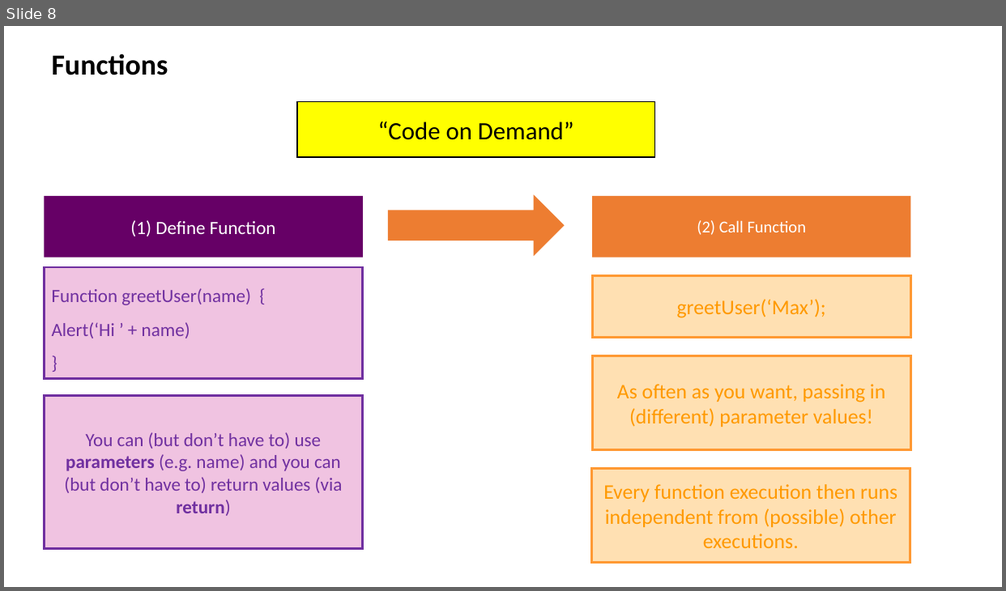
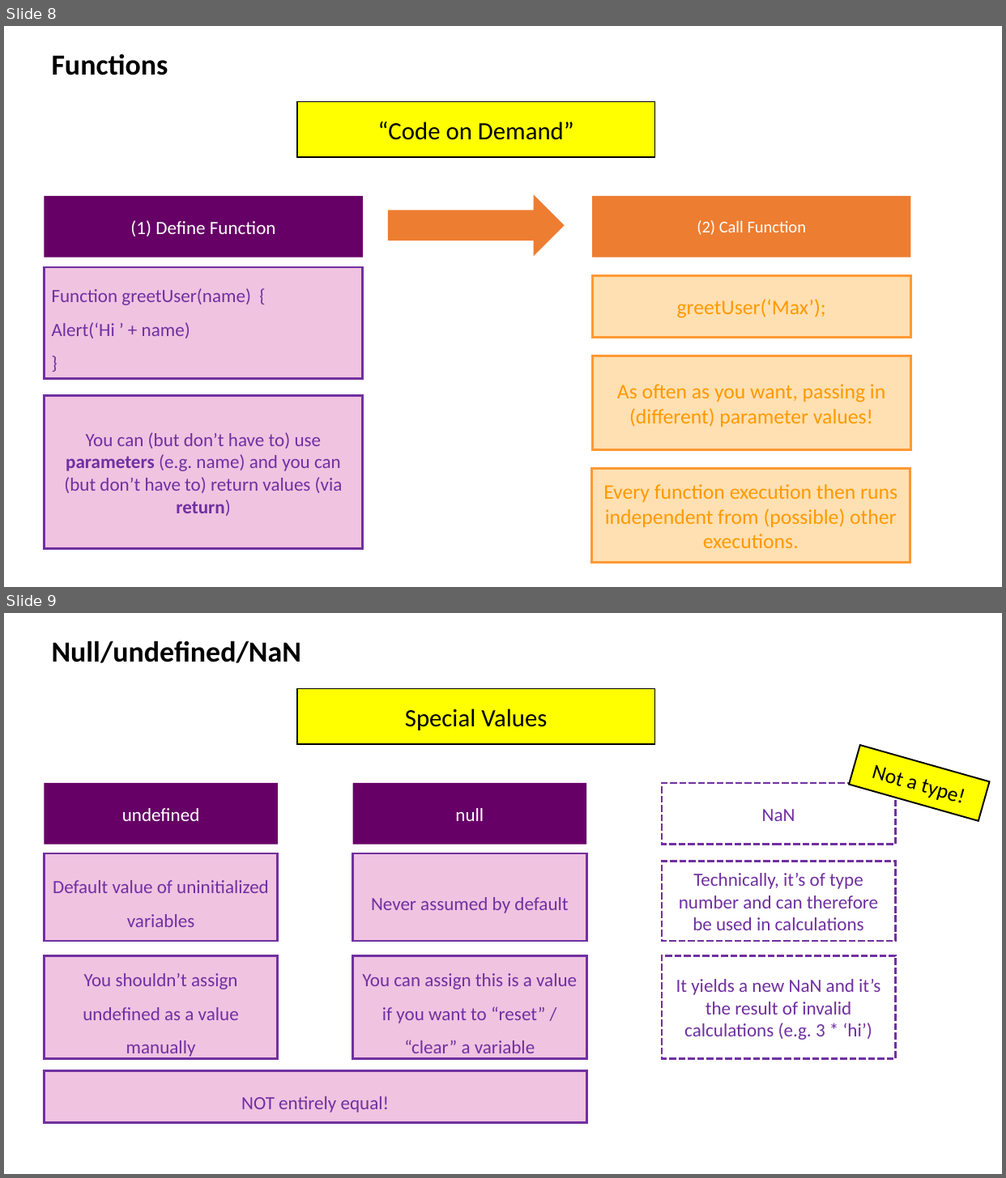
Before and after one commit to drronidz/JavaScript-The-Complete-Guide-2020, a slide deck: 2. Basics Variables, Data Types, Operators & Functions/docs/Introduction.pptx. Shown one above the other, each under a label of ours: slide 8 before the commit, slides 8 and 9 after it. The pictures are 1006x591 and 1006x1178 pixels, drawn with LibreOffice and Linux fonts; fonts in the diff are those of the drawing. Boxes give left, top, right and bottom in pixels: in the first picture for what was removed or moved away, otherwise in the second. Text is boxed around its words. In the diff, an @@ line names an element or a change of style, - is before the commit and + after.

Commit message:
40. undefined, null & NaN

```diff
--- a/2. Basics Variables, Data Types, Operators & Functions/docs/Introduction.pptx
+++ b/2. Basics Variables, Data Types, Operators & Functions/docs/Introduction.pptx
@@ slide 9 added at (x1=4, y1=613, x2=1002, y2=1174), background #FFFFFF @@
@@ text added at (x1=52, y1=641, x2=301, y2=663), 28 pt, text #000000, bold @@
+Null/undefined/NaN
@@ rectangle added at (x1=297, y1=688, x2=655, y2=744), fill #FFFF00, outline #000000 1.5 pt, 24 pt, text #000000 @@
+Special Values
@@ rectangle added at (x1=849, y1=745, x2=990, y2=821), fill #FFFF00, outline #000000 1.5 pt, 20 pt, text #000000 @@
+Not a type!
@@ rectangle added at (x1=44, y1=783, x2=278, y2=845), fill #660066, 18 pt, text #FFFFFF @@
+undefined
@@ rectangle added at (x1=353, y1=783, x2=586, y2=845), fill #660066, 18 pt, text #FFFFFF @@
+null
@@ rectangle added at (x1=662, y1=783, x2=896, y2=845), outline #7030A0 2.25 pt dashed, 18 pt, text #7030A0 @@
+NaN
@@ rectangle added at (x1=44, y1=854, x2=278, y2=941), fill #CC3399 at 29% opacity, outline #7030A0 2.25 pt, 18 pt, text #7030A0 @@
+Default value of uninitialized variables
@@ rectangle added at (x1=353, y1=854, x2=586, y2=941), fill #CC3399 at 29% opacity, outline #7030A0 2.25 pt, 18 pt, text #7030A0 @@
+Never assumed by default
@@ rectangle added at (x1=662, y1=862, x2=896, y2=941), outline #7030A0 2.25 pt dashed, 18 pt, text #7030A0 @@
+Technically, it’s of type number and can therefore be used in calculations
@@ rectangle added at (x1=44, y1=956, x2=278, y2=1059), fill #CC3399 at 29% opacity, outline #7030A0 2.25 pt, 18 pt, text #7030A0 @@
+You shouldn’t assign undefined as a value manually
@@ rectangle added at (x1=353, y1=956, x2=586, y2=1059), fill #CC3399 at 29% opacity, outline #7030A0 2.25 pt, 18 pt, text #7030A0 @@
+You can assign this is a value if you want to “reset” / “clear” a variable
@@ rectangle added at (x1=662, y1=956, x2=896, y2=1059), outline #7030A0 2.25 pt dashed, 18 pt, text #7030A0 @@
+It yields a new NaN and it’s the result of invalid calculations (e.g. 3 * ‘hi’)
@@ rectangle added at (x1=44, y1=1071, x2=587, y2=1122), fill #CC3399 at 29% opacity, outline #7030A0 2.25 pt, 18 pt, text #7030A0 @@
+NOT entirely equal!
```
